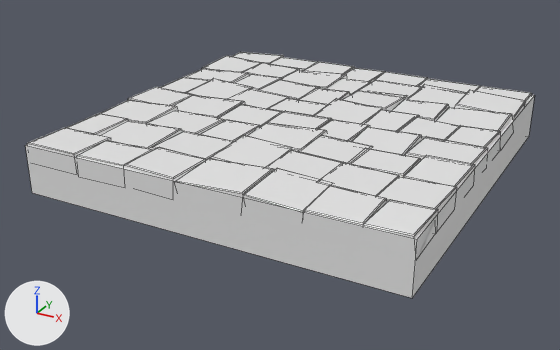
The FBX model PukingPredator/Assets/Models/Structures/Floors/Floor_01/SM_Floor_01.fbx as it was, and as the next commit left it.
One viewpoint serves both versions: a 50 mm lens placed at (0.893, -1.747, 0.693), pointed at (-0.034, -0.061, -0.15). Lighting does not change. The marker at lower left points along +X, +Y and +Z. Mesh edges are drawn as thin lines. Where no turn or scale is listed for an object, it has been applied to the vertices.

The first picture shows 'SM_Floor_GEO_001'.
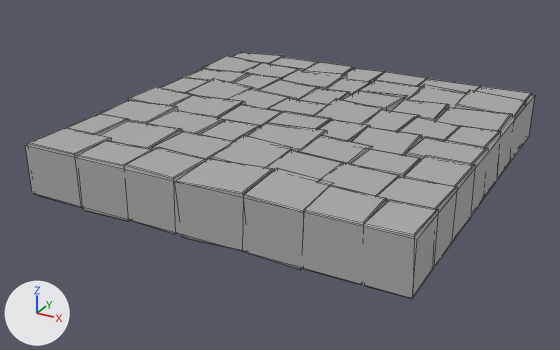
Location of each change, [x1, y1, x2, y2] in pixels of the pictures (560 x 350 px; the box of a moved part takes in the faces that stretch with it):
```json
{"object": "SM_Floor_GEO_001", "change": "reshaped", "before": [25, 52, 535, 298], "after": [25, 52, 535, 299]}
{"part": 1, "of": "me_mesh", "change": "rebuilt", "before": [359, 80, 422, 99], "after": [359, 80, 422, 99]}
{"part": 2, "of": "me_mesh", "change": "moved or reshaped", "before": [27, 56, 532, 257], "after": [27, 56, 532, 299]}
{"part": 3, "of": "me_mesh", "change": "recoloured", "before": [25, 52, 535, 298], "after": [25, 52, 535, 298], "on screen": "white to grey"}
```

The change, as JSON lines over the scene's bpy script:
```json
{"op": "add", "block": "mat_standardsurface1", "code": ["mat_standardsurface1 = principled_material('standardSurface1')", "mat_standardsurface1.base_color = (0.4, 0.4, 0.4)  # grey #aaaaaa"]}
{"block": "me_mesh", "where": "# used by ob_sm_floor_geo_001; location = (0.0, 0.0, 0.0)"}
{"op": "remove", "block": "me_mesh", "code": "me_mesh.from_pydata(...)  # 692 vertices, 519 faces; spans x -0.5..0.5, y -0.5..0.5, z -0.129..0.021"}
{"op": "add", "block": "me_mesh", "code": "me_mesh.from_pydata(...)  # 920 vertices, 804 faces; spans x -0.5..0.5, y -0.5..0.5, z -0.151..0.021"}
{"block": "me_mesh", "change": "me_mesh part 1: the loose piece of 12 vertices spanning x 0.038..0.203, y 0.274..0.409, z -0.056..0.008 is rebuilt with 16 vertices and now spans x 0.04..0.206, y 0.274..0.409, z -0.138..0.008, in mat_standardsurface1 (grey #aaaaaa)"}
{"block": "me_mesh", "change": "me_mesh part 2: 224 vertices removed from x -0.5..0.5, y -0.5..0.5, z -0.061..-0.039; 448 vertices added at x -0.5..0.5, y -0.5..0.5, z -0.151..-0.125"}
{"block": "me_mesh", "change": "me_mesh part 3: 286 faces spanning x -0.5..0.5, y -0.5..0.5, z -0.129..0.021 switch from mat_tx_floor_001 (white #e7e7e7) to mat_standardsurface1 (grey #aaaaaa)"}
```
